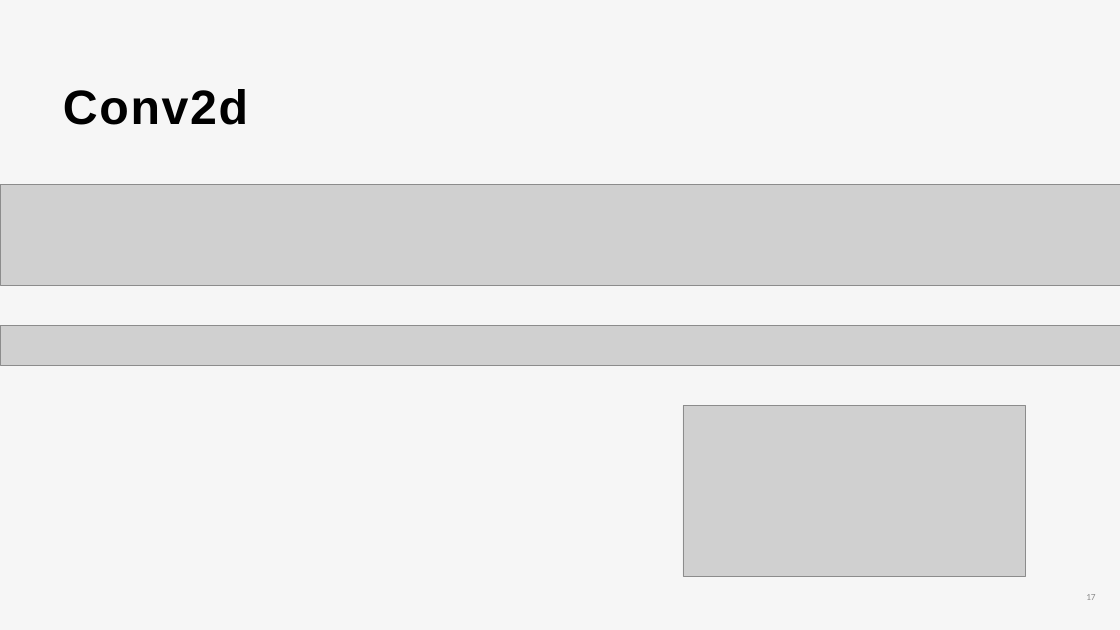
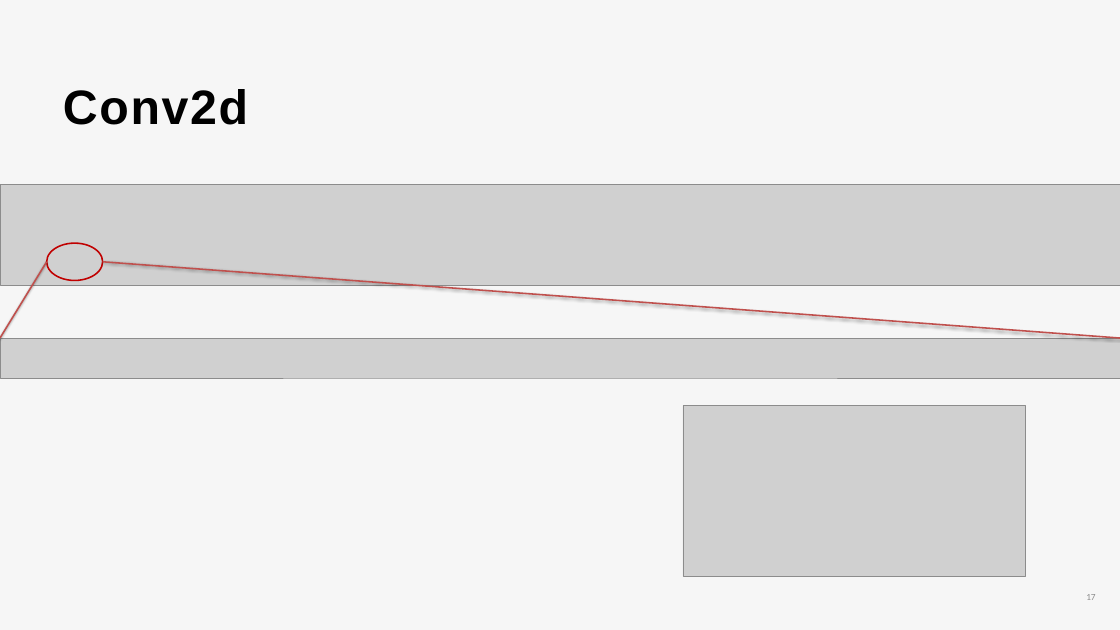
Before and after one commit to Kkumteulyi/2024-CapStone, a slide deck: slide 17 of 캡스톤_(정윤혁,차동근)_1208.pptx. Drawn at 1120x630 pixels with LibreOffice and Linux fonts; fonts in the diff are those of the drawing; grey boxes stand for pictures. Boxes give left, top, right and bottom in pixels: in the first picture for what was removed or moved away, otherwise in the second. Text is boxed around its words. In the diff, an @@ line names an element or a change of style, - is before the commit and + after.

```diff
--- a/캡스톤_(정윤혁,차동근)_1208.pptx
+++ b/캡스톤_(정윤혁,차동근)_1208.pptx
@@ line added from (46, 262) to (0, 338), #C0504D 2 pt @@
@@ ellipse added at box(46, 243, 102, 281), outline #C00000 2 pt @@
@@ line added from (102, 262) to (1120, 338), #C0504D 2 pt @@
@@ picture: place and size @@
-picture at box(0, 325, 1120, 365)
+picture at box(0, 338, 1120, 378)
```
Also in this commit, not shown: 9 other slides changed.
